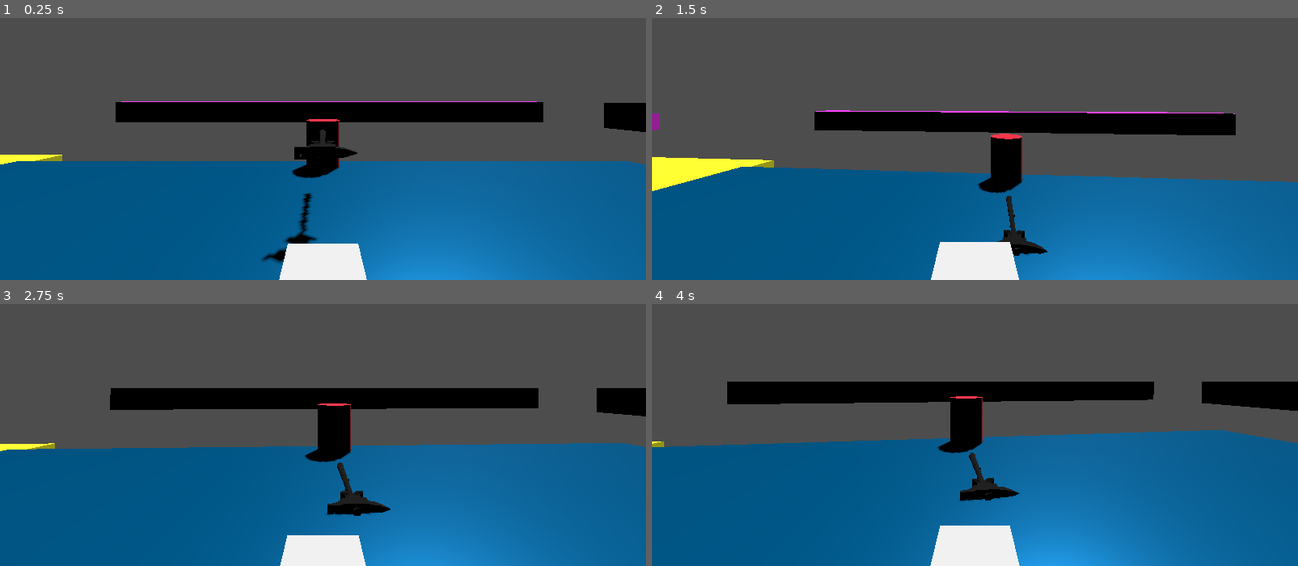
Above: before the commit, frames 1-4 (two rows, left to right).
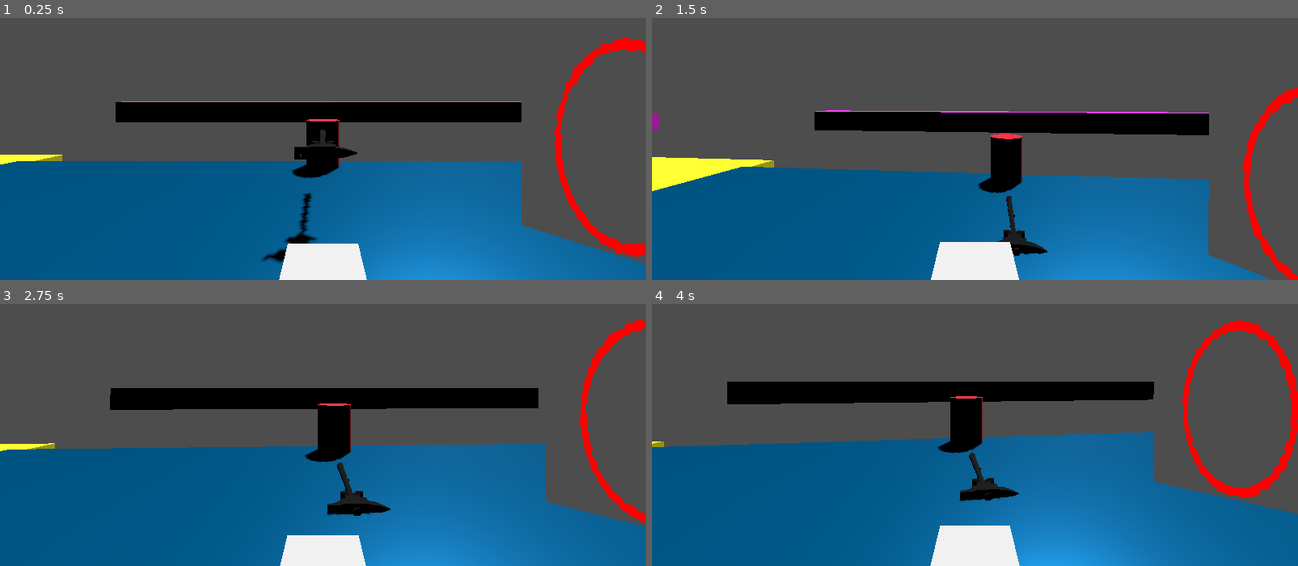
Above: after the commit, the same moments.

Repository: Charlie-Quin/Portals-
Game: Godot game, scene res://scenes/world.tscn
The game is run twice, just before and just after one commit, with the same random seed, the same clock (stepped at 60 frames per second) and the same inputs.
Inputs (mouse positions are in pixels of both pictures, inside the frame that each line leads up to):
- Up to frame 1 (0.25 s): no input
- Up to frame 2 (1.5 s): move the mouse to (1007, 96) at 0.52 s; tap A (a) at 0.6 s; tap Space (jump) at 0.77 s; tap S (s) at 0.8, 1.35 s; move the mouse to (942, 99) at 1.27 s
- Up to frame 3 (2.75 s): tap Space (jump) at 1.52 s; tap W (w) at 1.55, 2.1 s; move the mouse to (335, 377) at 2.02 s; tap A (a) at 2.3 s
- Up to frame 4 (4 s): move the mouse to (968, 390) at 2.77 s; tap A (a) at 2.85 s; tap Space (jump) at 3.02, 3.77 s; tap S (s) at 3.05 s; move the mouse to (1020, 387) at 3.52 s; tap D (d) at 3.6 s; tap W (w) at 3.8 s

The runs differ from the first frame. In frame 1, 7.8% of the frame differs, in the area x 80-100%, y 7-94%; in frame 2, 5.6%; in frame 3, 5.6%; in frame 4, 7.9%, in the area x 77-100%, y 6-81%.

Commit message:
sorta made item holding exist

Diff:
--- a/rigidBodyGrabber.gd
+++ b/rigidBodyGrabber.gd
@@ -2,7 +2,7 @@
 
 var currentPortal
 
-var pullPower = 10000
+var pullPower = 1000
 var maxRange = 1
 var desiredVelocityMultiplier = 60
 
--- a/scenes/world.tscn
+++ b/scenes/world.tscn
@@ -93,7 +93,7 @@
 color = Color(0.352941, 0.615686, 0.184314, 1)
 
 [node name="portal2" parent="." node_paths=PackedStringArray("targetPortal") instance=ExtResource("3_td0wn")]
-transform = Transform3D(-4.37114e-08, 0, 1, 0, 1, 0, -1, 0, -4.37114e-08, 4.505, 0, -1.38072)
+transform = Transform3D(-0.656151, 0, 0.754629, 0, 1, 0, -0.754629, 0, -0.656151, 3.76751, 0, -5.2094)
 targetPortal = NodePath("../portal1")
 
 [node name="CSGBox3D" type="CSGBox3D" parent="."]
